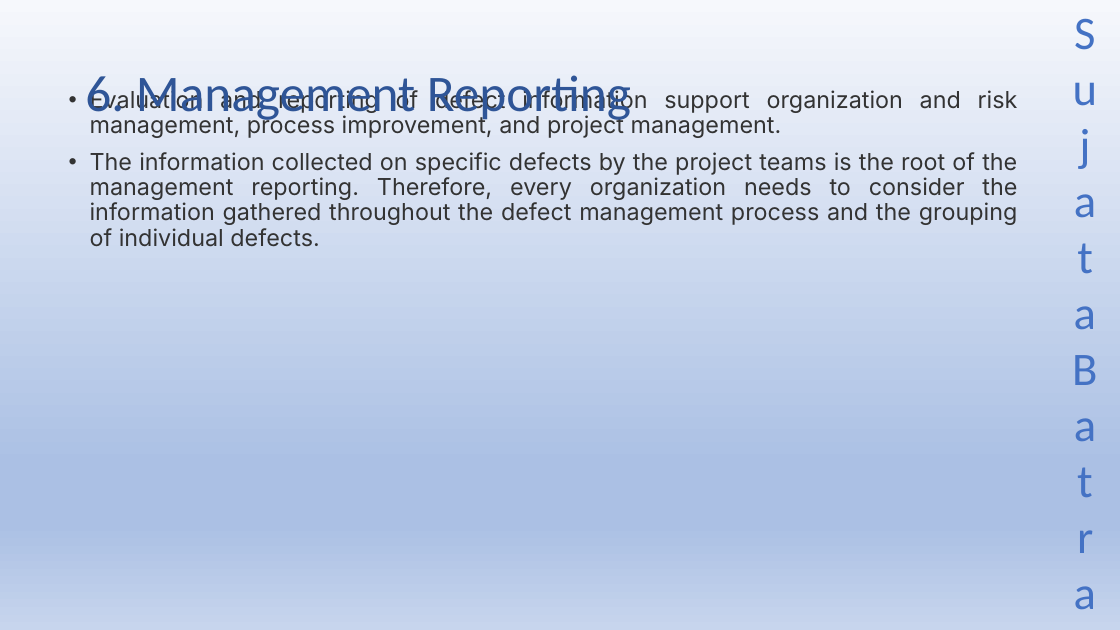
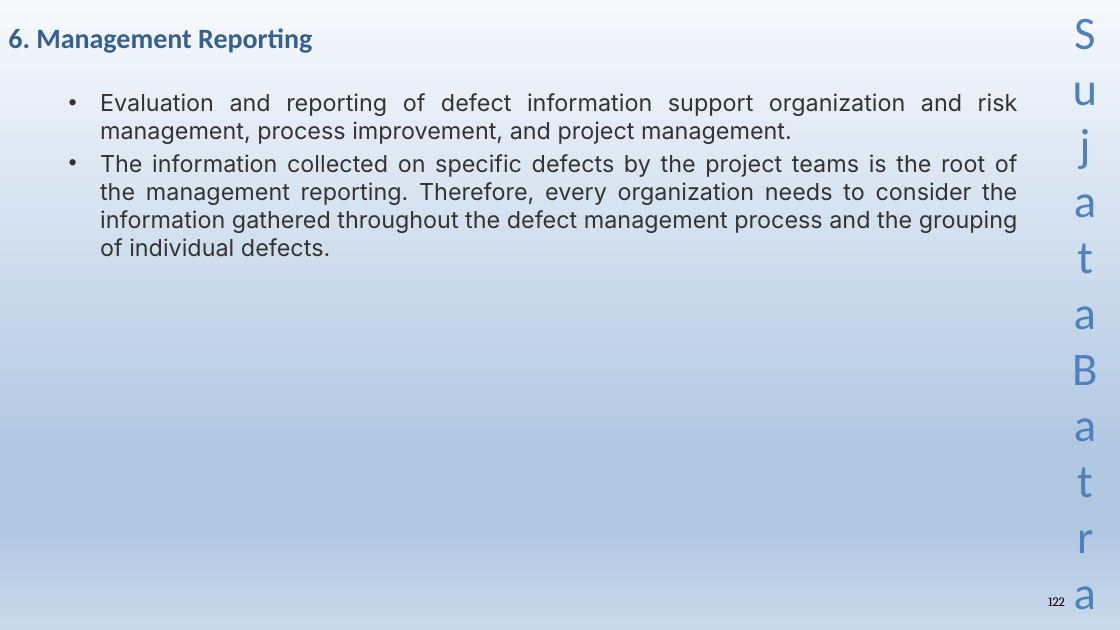
Before and after one commit to Sujatabatra/SapientNov2021QABatch, a slide deck: slide 122 of QA/QA Study Material.pptx (slide 121 before the commit). Drawn at 1120x630 pixels with LibreOffice and Linux fonts; fonts in the diff are those of the drawing. Boxes give left, top, right and bottom in pixels: in the first picture for what was removed or moved away, otherwise in the second. Text is boxed around its words. In the diff, an @@ line names an element or a change of style, - is before the commit and + after.

```diff
--- a/QA/QA Study Material.pptx
+++ b/QA/QA Study Material.pptx
@@ background gradient #F6F8FC to #ABC0E4 to #C7D5ED to gradient #F6F9FC to #B0C6E1 to #CAD9EB @@
@@ title "6. Management Reporting": place and size @@
-title "6. Management Reporting" at [85, 75, 631, 123]
+title "6. Management Reporting" at [8, 28, 312, 53]
@@ title "6. Management Reporting" at [8, 28, 312, 53]: size 44 to 24 pt, text colour #2F5597 to #376092, bold on; line spacing 0.9 to 1 @@
@@ text "Sujata Batra" at [1062, 0, 1109, 629]: text colour #4472C4 to #4F81BD @@
@@ text "Evaluation and reporting of defect ..." at [100, 93, 1018, 257]: indent changed; line spacing 0.9 to 1; less space between paragraphs @@
@@ page number added at [1048, 597, 1065, 606], 11 pt, text #000000 @@
+122
```
Also in this commit, not shown: 102 other slides changed, 20 slides added.
